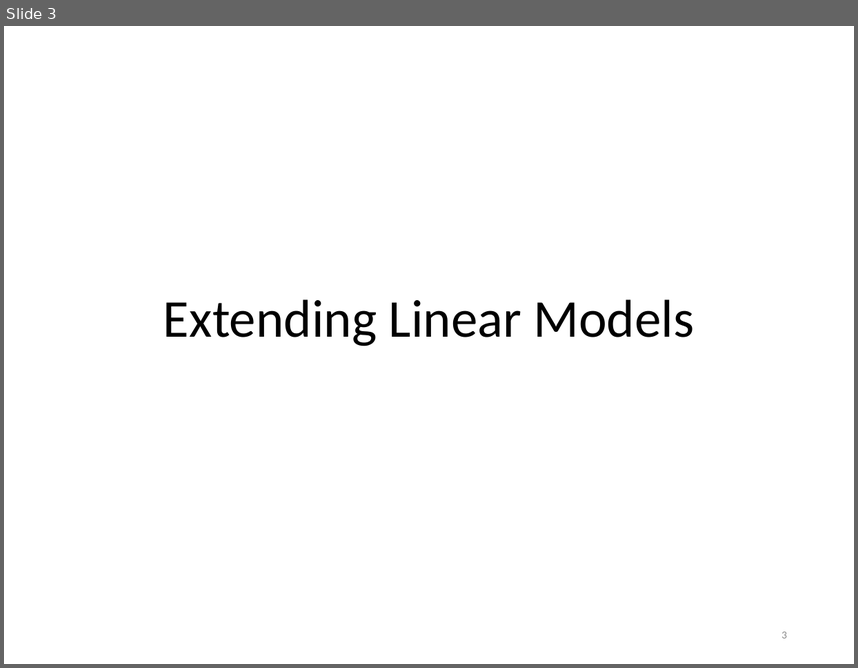
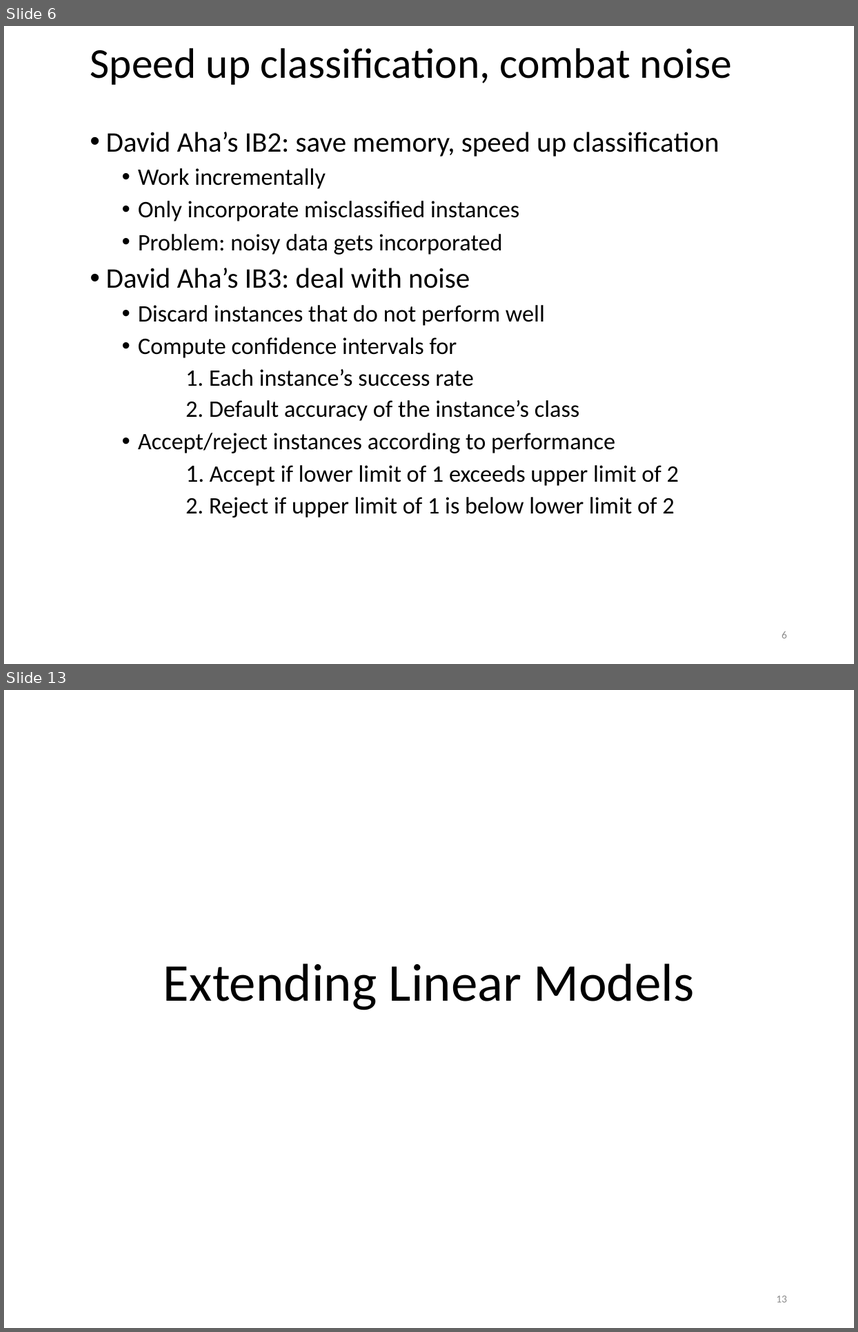
Before and after one commit to khaledmrasheed/khaledmrasheed.github.io, a slide deck: DMcourse/Chapter7.pptx. Shown one above the other, each under a label of ours: slide 3 before the commit, slides 6 and 13 after it; the slides between them are not shown. The pictures are 858x668 and 858x1332 pixels, drawn with LibreOffice and Linux fonts; fonts in the diff are those of the drawing. Boxes give left, top, right and bottom in pixels: in the first picture for what was removed or moved away, otherwise in the second. Text is boxed around its words. In the diff, an @@ line names an element or a change of style, - is before the commit and + after.

```diff
--- a/DMcourse/Chapter7.pptx
+++ b/DMcourse/Chapter7.pptx
@@ slide 6 added at (4, 26, 854, 664), background #FFFFFF @@
@@ title added at (90, 48, 733, 85), 36 pt, text #000000 @@
+Speed up classification, combat noise
@@ text added at (106, 132, 719, 517), 20 pt, text #000000 @@
+• David Aha’s IB2: save memory, speed up classification
+  • Work incrementally
+  • Only incorporate misclassified instances
+  • Problem: noisy data gets incorporated
+• David Aha’s IB3: deal with noise
+  • Discard instances that do not perform well
+  • Compute confidence intervals for
+  1. Each instance’s success rate
+  2. Default accuracy of the instance’s class
+  • Accept/reject instances according to performance
+  1. Accept if lower limit of 1 exceeds upper limit of 2
+  2. Reject if upper limit of 1 is below lower limit of 2
@@ page number added at (782, 630, 787, 638), 9 pt, text #8C8C8C @@
+6
@@ what was slide 3 is now slide 13 @@
@@ page number at (776, 1295, 787, 1302): text changed @@
-3
+13
```
Also in this commit, not shown: 2 slides changed, 9 other slides added.
